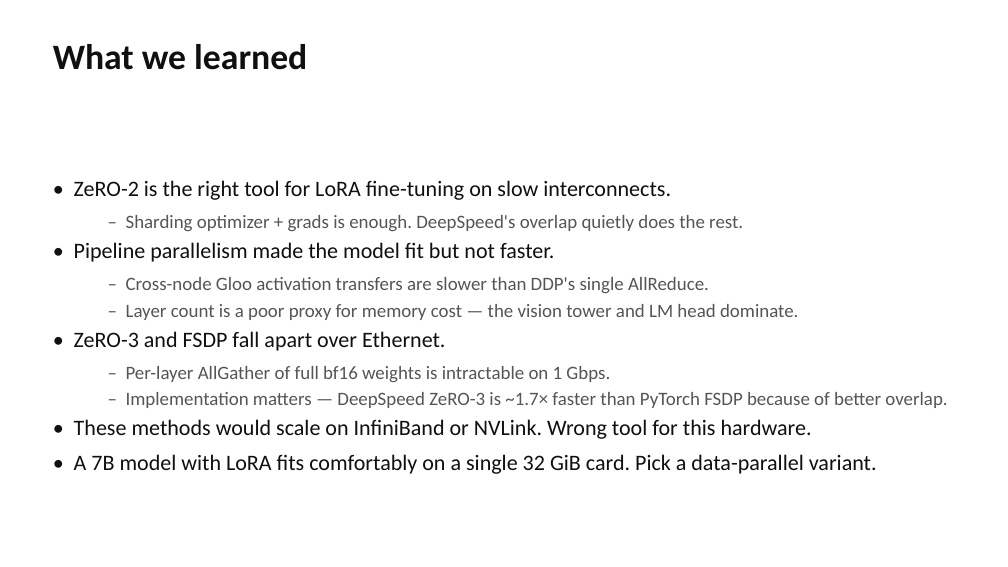
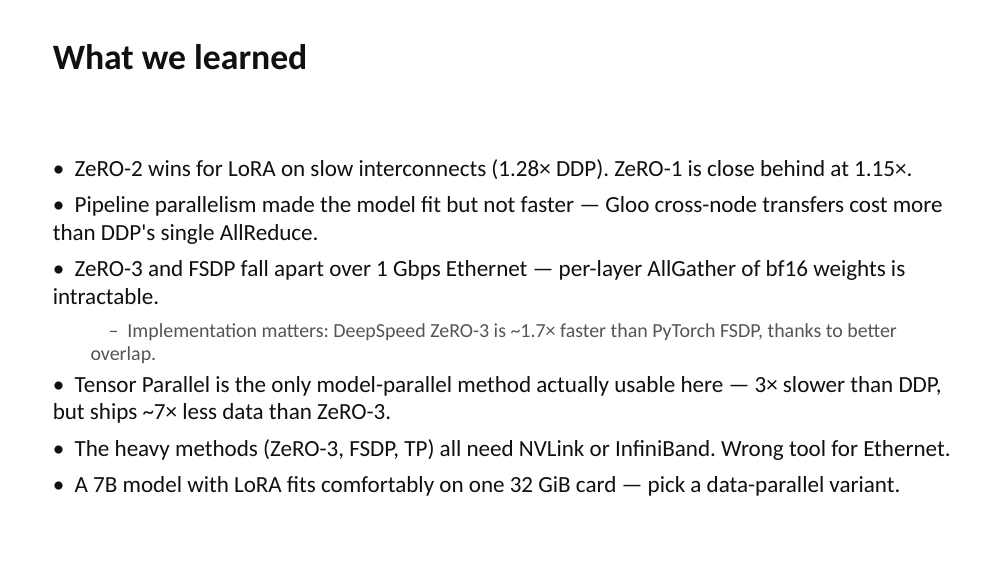
Before and after one commit to rassulmagauin/ml710, a slide deck: slide 29 of presentation/ML710_LLaVA_Parallelism.pptx. Drawn at 1008x567 pixels with LibreOffice and Linux fonts; fonts in the diff are those of the drawing. Boxes give left, top, right and bottom in pixels: in the first picture for what was removed or moved away, otherwise in the second. Text is boxed around its words. In the diff, an @@ line names an element or a change of style, - is before the commit and + after.

```diff
--- a/presentation/ML710_LLaVA_Parallelism.pptx
+++ b/presentation/ML710_LLaVA_Parallelism.pptx
@@ text at bbox=[53, 159, 950, 496]: text changed; size 18 to 22 pt; text colour #555555 to #101010 @@
-• ZeRO-2 is the right tool for LoRA fine-tuning on slow interconnects.
-  – Sharding optimizer + grads is enough. DeepSpeed's overlap quietly does the rest.
-• Pipeline parallelism made the model fit but not faster.
-  – Cross-node Gloo activation transfers are slower than DDP's single AllReduce.
-  – Layer count is a poor proxy for memory cost — the vision tower and LM head dominate.
-• ZeRO-3 and FSDP fall apart over Ethernet.
-  – Per-layer AllGather of full bf16 weights is intractable on 1 Gbps.
-  – Implementation matters — DeepSpeed ZeRO-3 is ~1.7× faster than PyTorch FSDP because of better overlap.
-• These methods would scale on InfiniBand or NVLink. Wrong tool for this hardware.
-• A 7B model with LoRA fits comfortably on a single 32 GiB card. Pick a data-parallel variant.
+• ZeRO-2 wins for LoRA on slow interconnects (1.28× DDP). ZeRO-1 is close behind at 1.15×.
+• Pipeline parallelism made the model fit but not faster — Gloo cross-node transfers cost more than DDP's single AllReduce.
+• ZeRO-3 and FSDP fall apart over 1 Gbps Ethernet — per-layer AllGather of bf16 weights is intractable.
+  – Implementation matters: DeepSpeed ZeRO-3 is ~1.7× faster than PyTorch FSDP, thanks to better overlap.
+• Tensor Parallel is the only model-parallel method actually usable here — 3× slower than DDP, but ships ~7× less data than ZeRO-3.
+• The heavy methods (ZeRO-3, FSDP, TP) all need NVLink or InfiniBand. Wrong tool for Ethernet.
+• A 7B model with LoRA fits comfortably on one 32 GiB card — pick a data-parallel variant.
```
Also in this commit, not shown: 10 other slides changed, 5 slides added, 5 slides removed, 31 other files.
